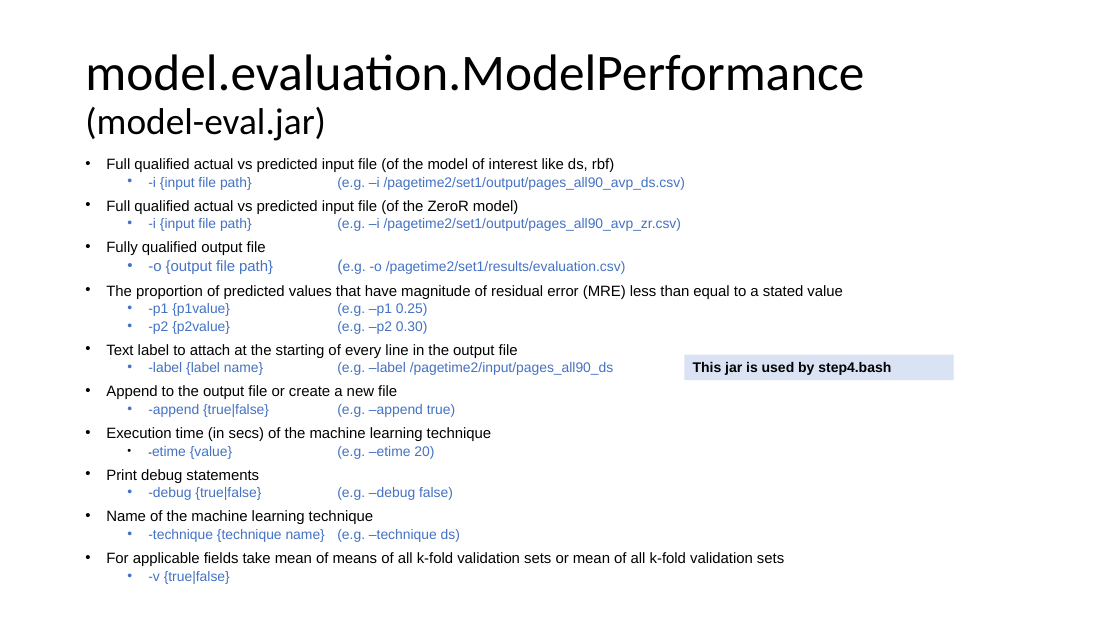
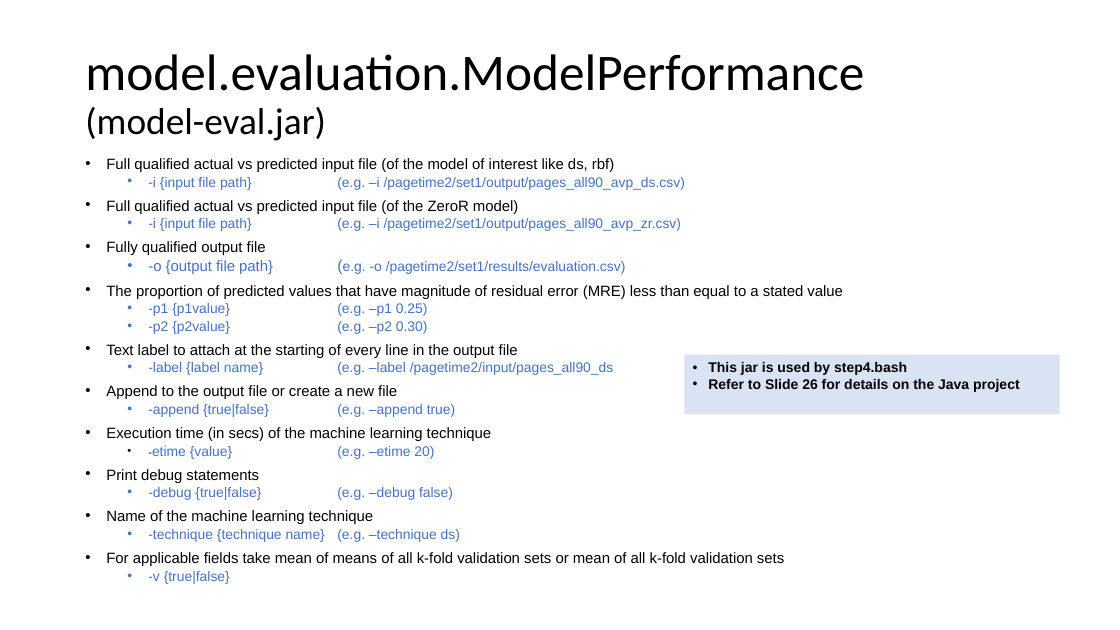
Before and after one commit to raghuramakrishnan71/predmodelswebpage, a slide deck: slide 16 of Performance Evaluation of MLT in Web Page Load Time Prediction - Datasets and Scripts.pptx. Drawn at 1120x630 pixels with LibreOffice and Linux fonts; fonts in the diff are those of the drawing. Boxes give left, top, right and bottom in pixels: in the first picture for what was removed or moved away, otherwise in the second. Text is boxed around its words. In the diff, an @@ line names an element or a change of style, - is before the commit and + after.

```diff
--- a/Performance Evaluation of MLT in Web Page Load Time Prediction - Datasets and Scripts.pptx
+++ b/Performance Evaluation of MLT in Web Page Load Time Prediction - Datasets and Scripts.pptx
@@ rectangle "This jar is used by ...": place and size @@
-rectangle "This jar is used by ..." at (685,355,954,380)
+rectangle "This jar is used by ..." at (685,355,1060,414)
@@ text in rectangle at (708,379,1020,392): paragraph added @@
+• Refer to Slide 26 for details on the Java project
@@ text in rectangle at (708,362,907,375): bullet none to • @@
```
Also in this commit, not shown: 3 other slides changed, 2 other files.
